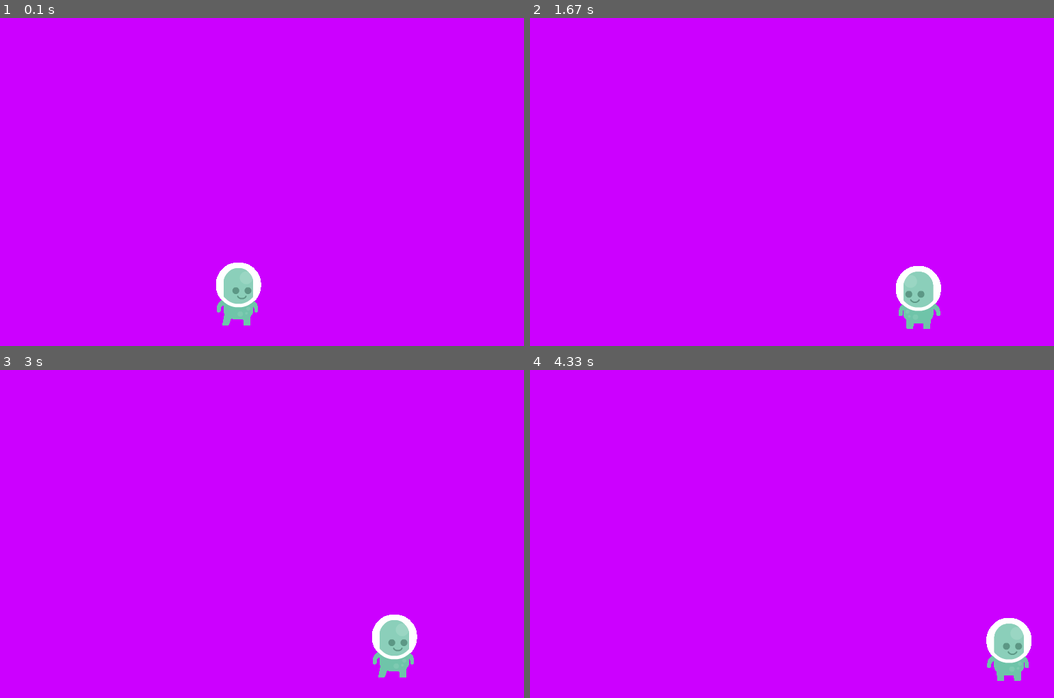
Above: before the commit, frames 1-4 (two rows, left to right).
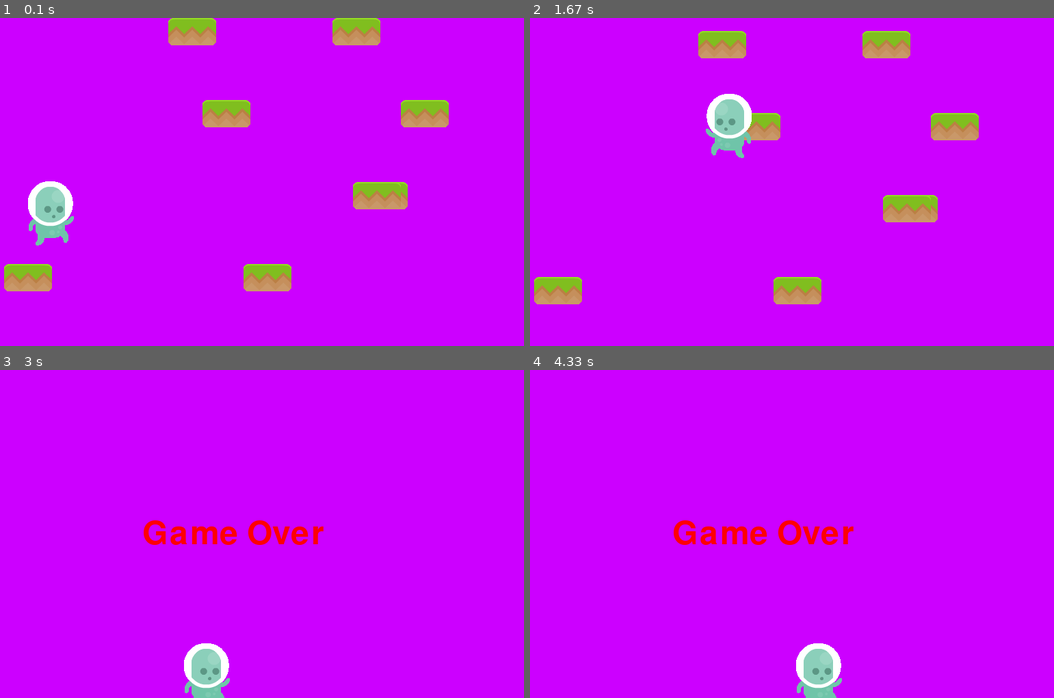
Above: after the commit, the same moments.

Repository: unclej/pygame_projects
Game: pygame game, started from Platformer/jumper.py
The game is run twice, just before and just after one commit, with the same random seed, the same clock (stepped at 60 frames per second) and the same inputs.
Inputs:
- Up to frame 1 (0.1 s): no input
- Up to frame 2 (1.67 s): hold Right 0.33-0.8 s; hold Right 0.83-1.3 s; hold Left from 1.33 s (still down)
- Up to frame 3 (3 s): release Left at 1.87 s; hold Left 1.9-2.3 s; hold Right 2.33-2.97 s
- Up to frame 4 (4.33 s): hold Left 3-3.47 s; hold Right 3.5-3.97 s; hold Right from 4 s (still down)

The runs differ from the first frame. In frame 1, 7.7% of the frame differs, in the area x 0-86%, y 0-94%; in frame 2, 7.6%; in frame 3, 3.5%; in frame 4, 3.6%.

Commit message:
Turned platformer into endless scroller

Diff:
--- a/Platformer/walkdemo.py
+++ b/Platformer/jumper.py
@@ -1,34 +1,43 @@
+import random
 import sys
 from pygame.locals import *
 from Platformer.sprite_loader import *
 from Platformer.player import Player
+from Platformer.platform import Platform
 
 pygame.init()
+font = pygame.font.SysFont(None,70)
 size = (width, height) = (850, 480)
 screen = pygame.display.set_mode(size)
 clock = pygame.time.Clock()
 speed = 1
 color = (204, 0, 255)
+text = font.render("Game Over",True,(255,0,0))
+text_rect = text.get_rect()
+text_rect.centerx = width //2
+text_rect.centery = height //2
 
 def main():
     p1_sheet = SpriteSheet('images/p1_spritesheet.png')
     p1_file = open('images/p1_spritesheet.txt','r')
     p1_actions = {}
     sprite_list = pygame.sprite.Group()
+    platforms = pygame.sprite.Group()
+    game_over = False
     for line in p1_file:
         line = line.rstrip().split(" ")
         p1_actions[line[0]] = p1_sheet.get_image(int(line[2]),int(line[3]),int(line[4]),int(line[5]))
-    player = Player(p1_actions)
+    for i in range(4):
+        for j in range (2):
+            plat = Platform(random.randint(5,80)*10,0+120*i, 'images/grassHalf.png', 70, 40)
+            platforms.add(plat)
+    player = Player(platforms.sprites()[-1].rect.right-35, platforms.sprites()[-1].rect.top-35,p1_actions)
     sprite_list.add(player)
-
     while True:
         clock.tick(60)
         for event in pygame.event.get():
             if event.type == QUIT:
                 sys.exit()
-            if event.type == pygame.KEYDOWN:
-                if event.key == pygame.K_UP:
-                    player.jump()
         keys = pygame.key.get_pressed()
         if keys[pygame.K_LEFT]:
             player.left()
@@ -37,12 +46,15 @@
 
         frame = (pygame.time.get_ticks()//40 %11)+1
         frame = str(frame).zfill(2)
-        player.update(frame)
+        if player.update(frame, platforms):
+            game_over = True
         screen.fill(color)
+        if game_over:
+            screen.blit(text, text_rect)
+        platforms.draw(screen)
         sprite_list.draw(screen)
         pygame.display.flip()
 
 
-
 if __name__ == "__main__":
     main()
--- /dev/null
+++ b/Platformer/platform.py
@@ -0,0 +1,18 @@
+import pygame, random
+
+class Platform(pygame.sprite.Sprite):
+
+    def __init__(self, x, y, img_path, width=70, height=70):
+        super().__init__()
+        self.image = pygame.Surface([width, height]).convert()
+        self.image.blit(pygame.image.load(img_path).convert(), (0, 0), (0, 0, width, height))
+        self.image.set_colorkey((0, 0, 0))
+        self.rect = self.image.get_rect()
+        self.rect.left = x
+        self.rect.top = y
+
+    def scroll(self,change):
+        self.rect.top += change
+        if self.rect.top > 480:
+            self.rect.top = -50
+            self.rect.left = random.randint(5,80)*10
--- a/Platformer/player.py
+++ b/Platformer/player.py
@@ -2,20 +2,21 @@
 
 class Player(pygame.sprite.Sprite):
 
-    def __init__(self,images):
+    def __init__(self, x, y, images):
         super().__init__()
         self.images = images
         self.image = images['p1_stand']
         self.rect = self.image.get_rect()
-        self.rect.bottom = 450
-        self.rect.left = 400
+        self.rect.bottom = y
+        self.rect.left = x
         self.dx = 0
         self.dy = 0
         self.facing = "R"
-        self.jumping = False
+        self.jumping = True
+        self.jump_speed = -14
 
-    def update(self, frame):
-        if self.dx ==0 and self.dy == 0:
+    def update(self, frame, platforms):
+        if self.dx ==0 and self.dy == 0 and not self.jumping:
             self.image = self.images['p1_stand']
         elif not self.jumping:
             self.image = self.images['p1_walk{}'.format(frame)]
@@ -24,20 +25,55 @@
         if self.facing == "L":
             self.image = pygame.transform.flip(self.image, True, False)
         self.rect.x += self.dx
+        #collision code for hitting the side of a platform (unused)
+        '''hit_list = pygame.sprite.spritecollide(self,platforms,False)
+        for plat in hit_list:
+            if self.dx > 0:
+                self.rect.right = plat.rect.left
+            elif self.dx < 0:
+                self.rect.left = plat.rect.right'''
         self.dx = 0
-
-        if self.rect.left < 0:
-            self.rect.left = 0
-        elif self.rect.right > 850:
-            self.rect.right = 850
+        if self.rect.right < 0:
+            self.rect.left = 850
+        elif self.rect.left > 850:
+            self.rect.right = 0
 
         self.rect.y += self.dy
-        if(self.rect.bottom < 450):
+        if self.rect.top < 100:
+            self.rect.top = 100
+            for plat in platforms.sprites():
+                plat.scroll(-1*self.dy)
+        elif self.rect.top > 400:
+            self.rect.top = 400
+            for plat in platforms.sprites():
+                if plat.rect.bottom > 0:
+                    plat.scroll(-1*self.dy)
+                else:
+                    platforms.remove(plat)
+                    if len(platforms) == 0:
+                        return True
+        hit_list = pygame.sprite.spritecollide(self, platforms, False)
+        for plat in hit_list:
+            if self.dy > 0 and abs(self.rect.bottom - plat.rect.top)< self.dy+2:
+                self.rect.bottom = plat.rect.top
+                self.jumping = True
+                self.dy = self.jump_speed
+        #code for falling off platforms (unused)
+        '''self.rect.y += 2
+        hit_list = pygame.sprite.spritecollide(self, platforms, False)
+        if len(hit_list) == 0:
+            self.jumping = True
+        else:
+            for plat in hit_list:
+                if abs(self.rect.bottom - plat.rect.top)> 2:
+                    self.jumping = True
+                else:
+                    self.jumping = False
+                    self.rect.y -= 2
+                    break'''
+        if self.jumping:
             self.dy += .5
-        else:
-            self.rect.bottom = 450
-            self.jumping = False
-            self.dy = 0
+
 
     def left(self):
         self.facing = 'L'
@@ -49,4 +85,4 @@
 
     def jump(self):
         self.jumping = True
-        self.dy = -10
+        self.dy = self.jump_speed
